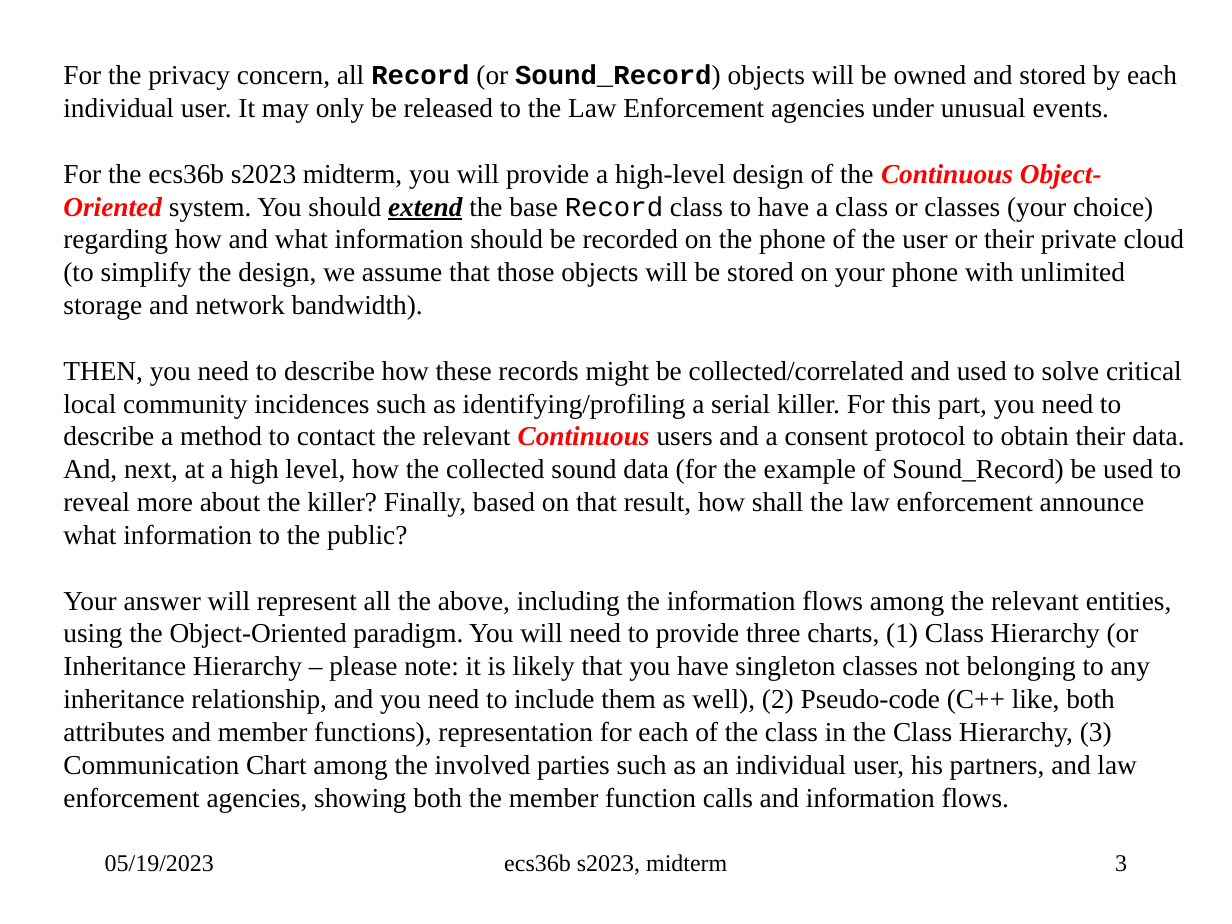
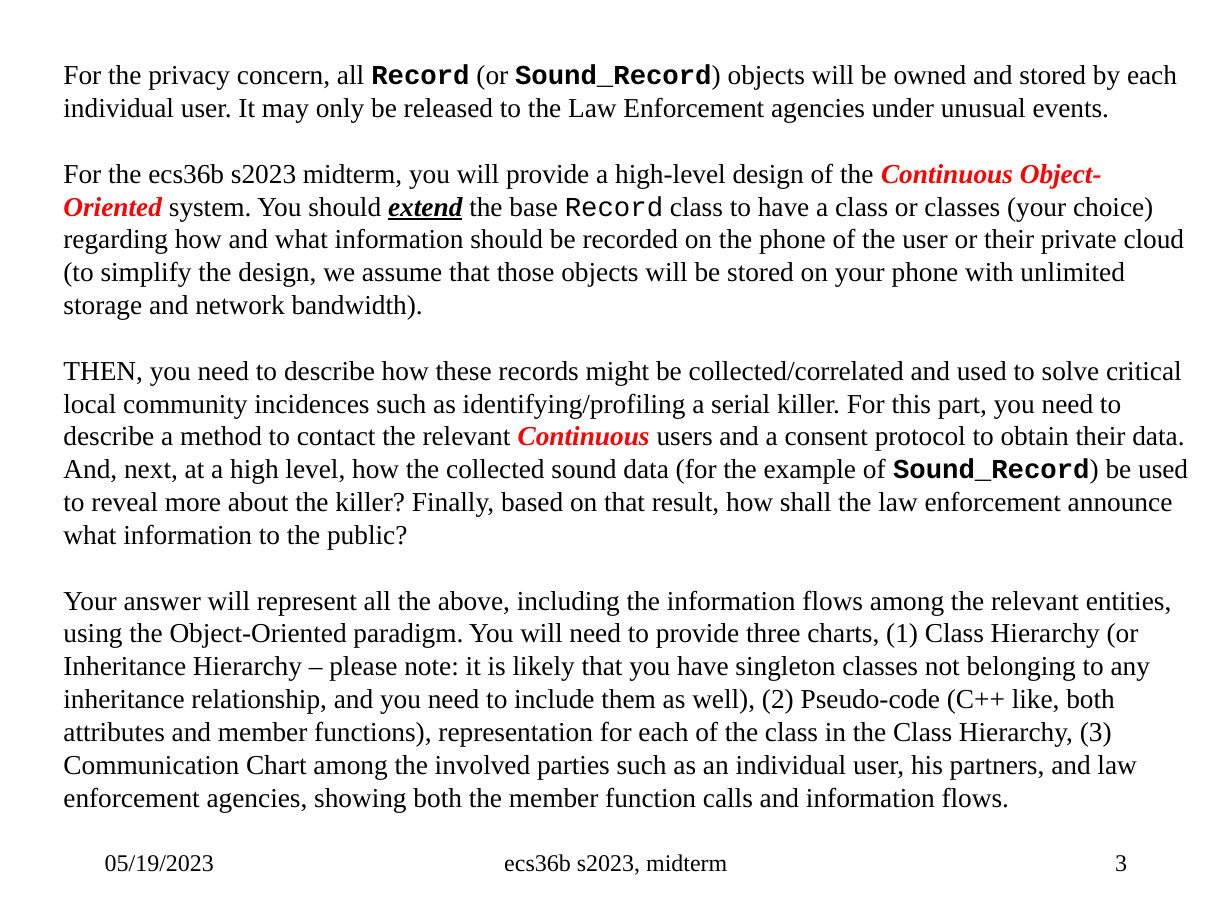
Before and after one commit to sfelixwu/s2023_midterm, a slide deck: slide 3 of ecs36b_s2023_midterm.pptx. Drawn at 1232x924 pixels with LibreOffice and Linux fonts; fonts in the diff are those of the drawing. Boxes give left, top, right and bottom in pixels: in the first picture for what was removed or moved away, otherwise in the second. Text is boxed around its words. In the diff, an @@ line names an element or a change of style, - is before the commit and + after.

```diff
--- a/ecs36b_s2023_midterm.pptx
+++ b/ecs36b_s2023_midterm.pptx
@@ text at [63, 361, 1188, 549]: font Times New Roman to Courier New, bold on in "Sound_Record)" @@
```
Also in this commit, not shown: 1 other slide changed.
